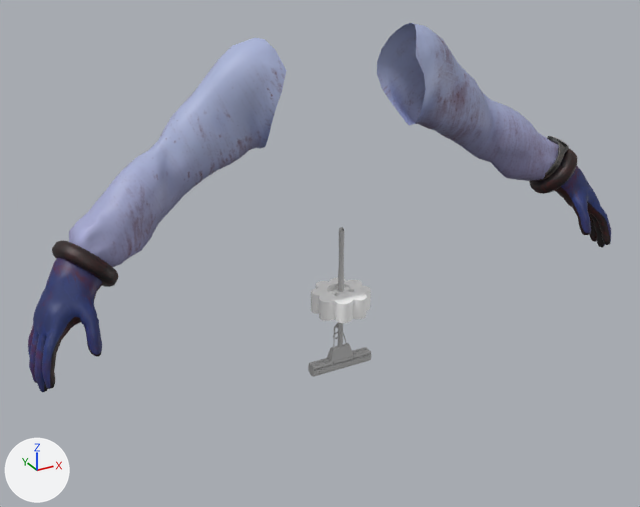
One commit to the FBX model Assets/Art/Animations/Character/Final V3/MOP/Anim_Mop_Draw.fbx: the scene before it, then after it.
Rendered twice from a 50 mm camera at (-1.44, -2.47, 1.44) aimed at (-0.06, 0.04, 0.18). The lights are fixed; the arrows at lower left show +X, +Y and +Z. Where no turn or scale is listed for an object, it has been applied to the vertices.

In view in the first picture: 'SM_CharacterRig:SM_Mop1', 'SM_CharacterRig:SM_Sponge', 'SM_CharacterRig:character_low', 'SM_CharacterRig:low2_watch_low'.
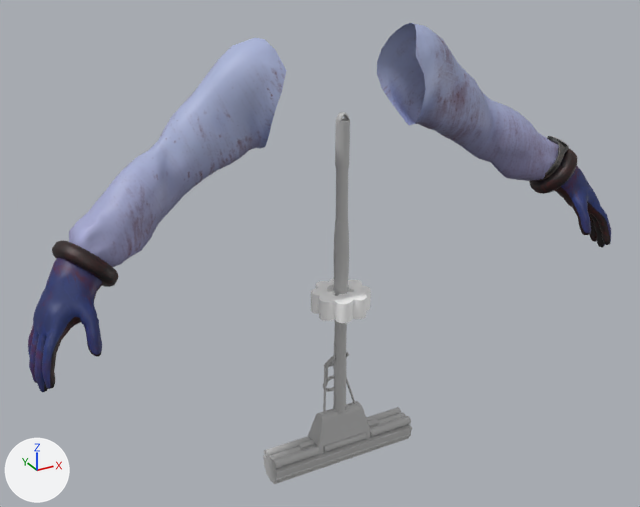
What differs and where, as boxes [x1, y1, x2, y2] in the pictures (640 x 507 px):
'SM_CharacterRig:SM_Mop1', rescaled (131% wider, 147% taller): before [308, 227, 372, 377]; after [263, 112, 412, 484]

The change in detail:
Object 'SM_CharacterRig:SM_Mop1' (ob_sm_characterrig_sm_mop1) is rescaled from (0.00409, 0.00409, 0.00409) to (0.01, 0.01, 0.01).
